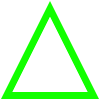
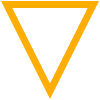
Before/after of a 100 x 100 layered artwork. What changed in the layer stack:
pixels changed over <box>1,1,99,99</box> (layer not identified)
